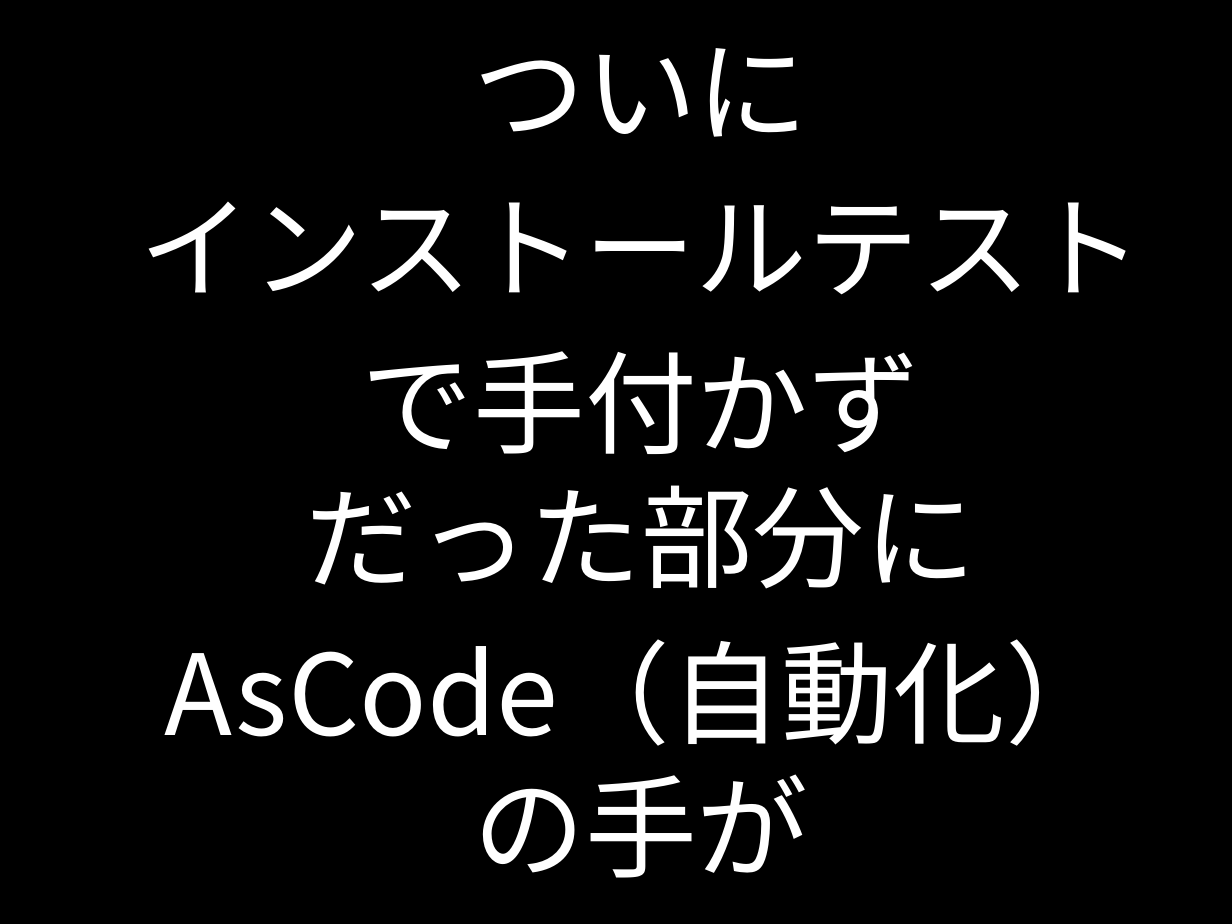
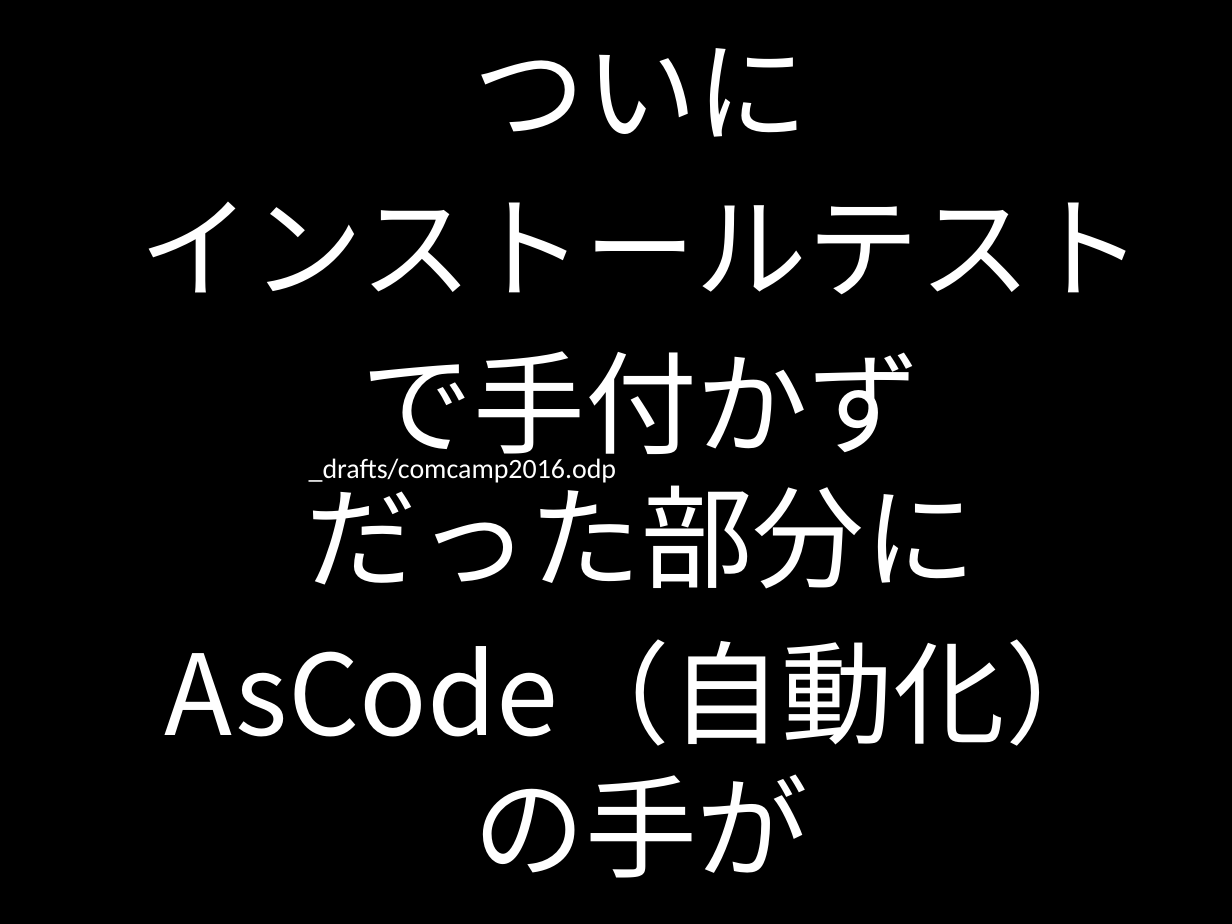
Before and after one commit to kazuhito-m/kazuhito-m.github.io, a slide deck: slide 79 of _drafts/comcamp2016.odp. Drawn at 1232x924 pixels with LibreOffice and Linux fonts; fonts in the diff are those of the drawing. Boxes give left, top, right and bottom in pixels: in the first picture for what was removed or moved away, otherwise in the second. Text is boxed around its words. In the diff, an @@ line names an element or a change of style, - is before the commit and + after.

```diff
--- a/_drafts/comcamp2016.odp
+++ b/_drafts/comcamp2016.odp
@@ text added at (x1=309, y1=458, x2=616, y2=483), 18 pt, text #FFFFFF @@
+_drafts/comcamp2016.odp
```
Also in this commit, not shown: 3 other slides changed, 32 slides added, 1 other file.
